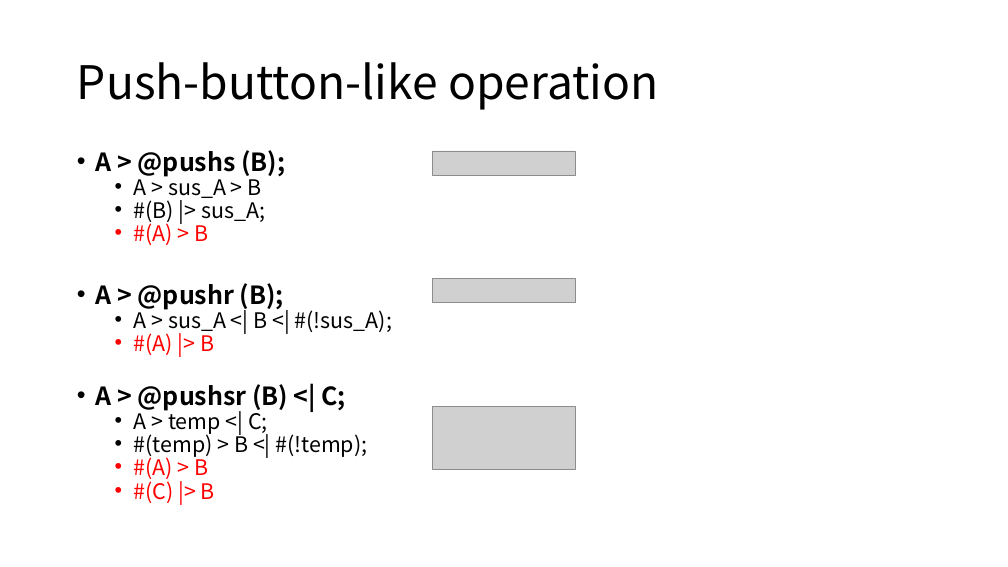
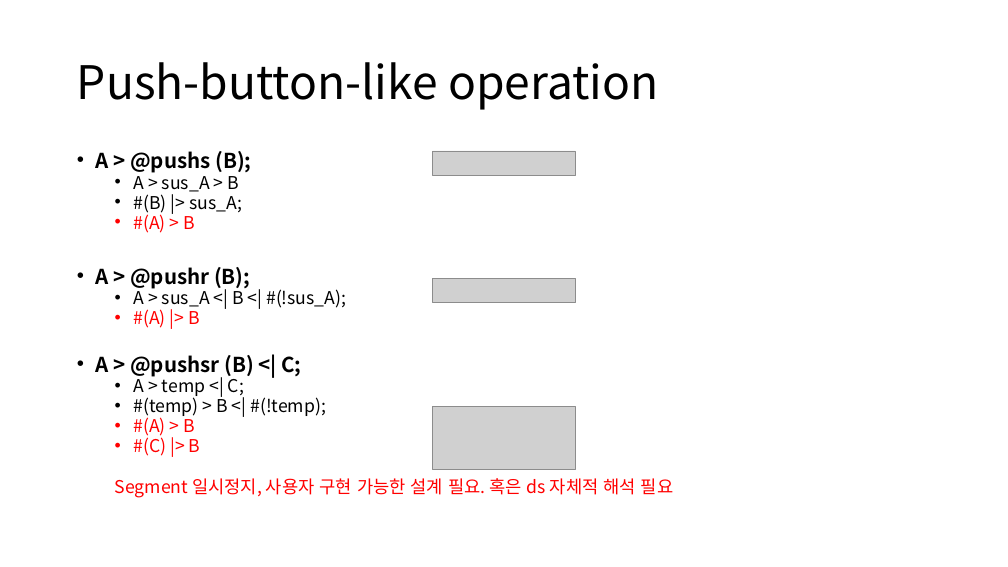
Before and after one commit to DualsoftDev/ds, a slide deck: slide 3 of Doc/PowerPoint/macro.pptx (slide 4 before the commit). Drawn at 1008x567 pixels with LibreOffice and Linux fonts; fonts in the diff are those of the drawing; grey boxes stand for pictures. Boxes give left, top, right and bottom in pixels: in the first picture for what was removed or moved away, otherwise in the second. Text is boxed around its words. In the diff, an @@ line names an element or a change of style, - is before the commit and + after.

```diff
--- a/Doc/PowerPoint/macro.pptx
+++ b/Doc/PowerPoint/macro.pptx
@@ text at [96, 151, 346, 456]: size 23.8 to 19.6 pt in "A > @pushs (B);", "A > @pushr (B);", "A > @pushsr (B) <| C;"; size 20.4 to 16.8 pt in "A > sus_A > B", "#(B) |> sus_A;", "#(A) > B", "A > sus_A <| B <| #(!sus_A);" and 5 more places @@
@@ text at [115, 478, 673, 498]: paragraph added @@
+  Segment 일시정지, 사용자 구현 가능한 설계 필요. 혹은 ds 자체적 해석 필요
```
Also in this commit, not shown: 3 other slides changed.
